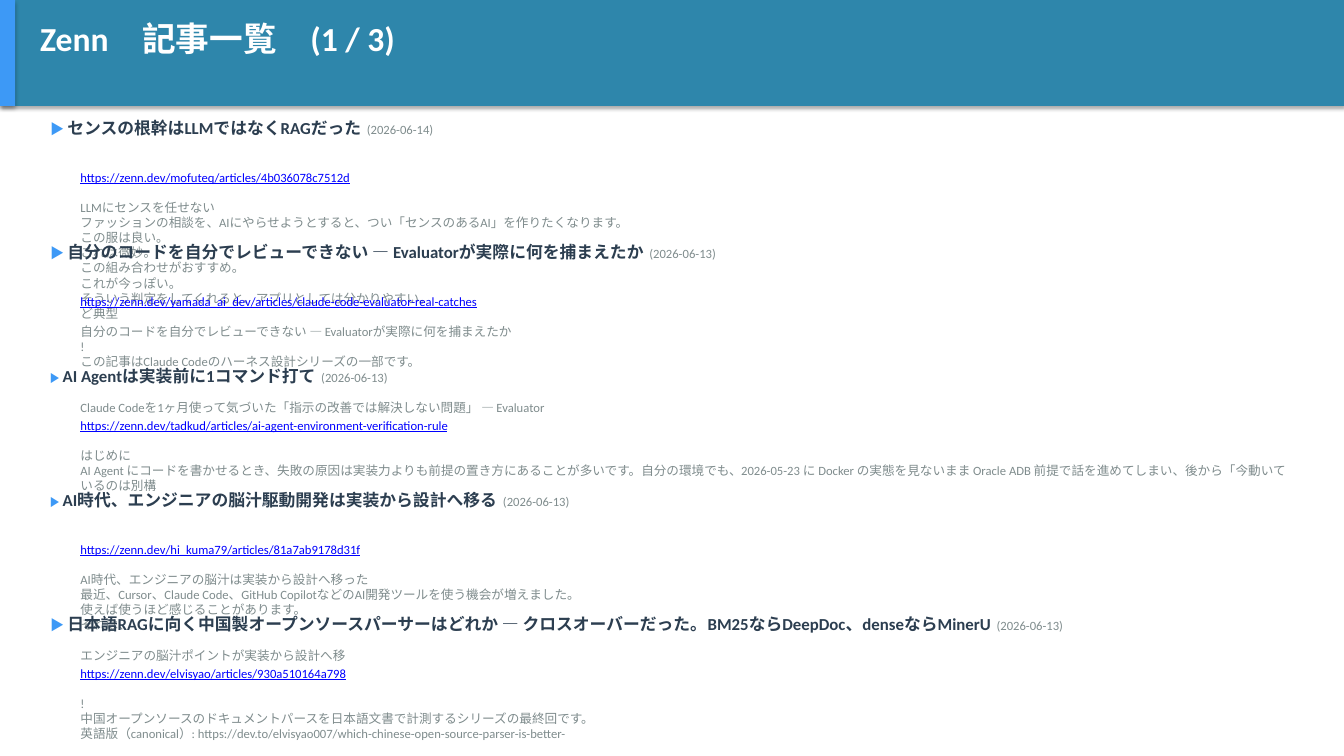
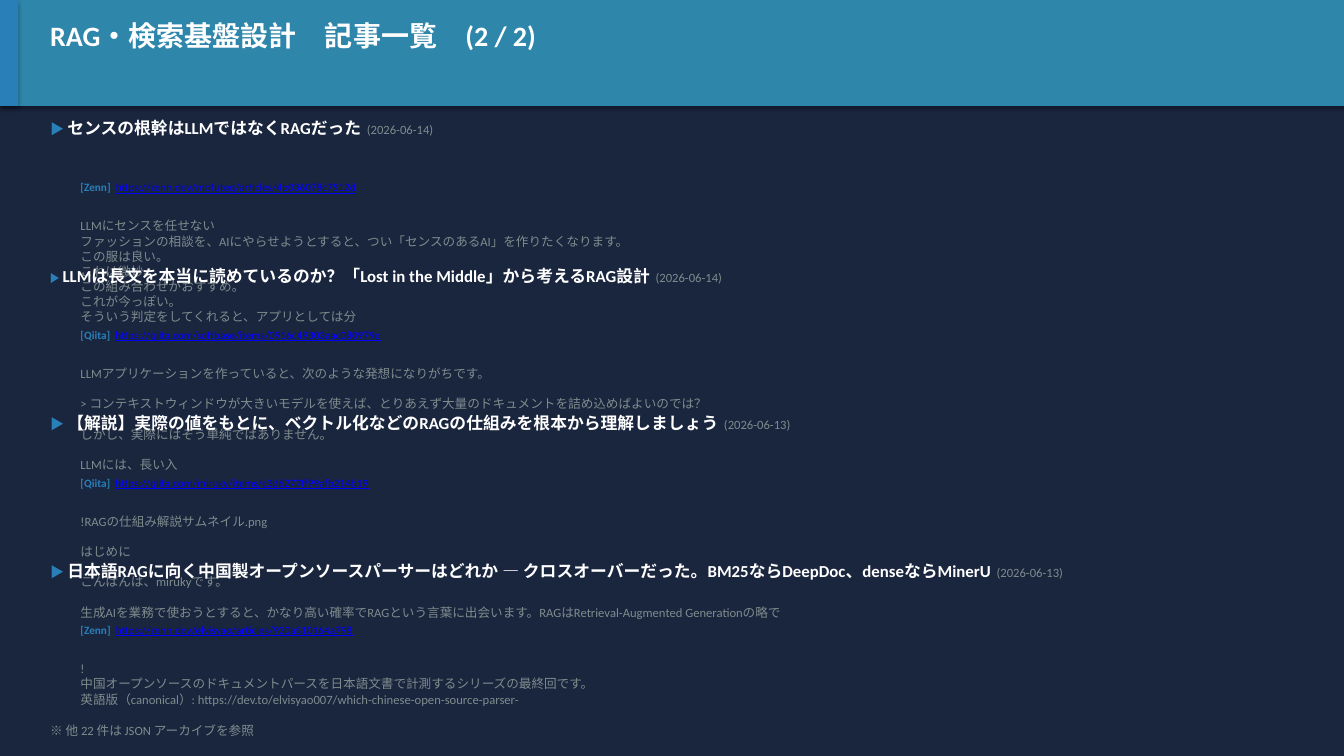
Before and after one commit to h-shoji-jws/ai-news-collector, a slide deck: slide 11 of data/2026-06-14.pptx (slide 5 before the commit). Drawn at 1344x756 pixels with LibreOffice and Linux fonts; fonts in the diff are those of the drawing. Boxes give left, top, right and bottom in pixels: in the first picture for what was removed or moved away, otherwise in the second. Text is boxed around its words. In the diff, an @@ line names an element or a change of style, - is before the commit and + after.

```diff
--- a/data/2026-06-14.pptx
+++ b/data/2026-06-14.pptx
@@ rectangle at (0, 0, 18, 106): fill #3D99F6 to #2980B9 @@
@@ rectangle added at (0, 0, 1344, 756), fill #1A253E @@
@@ text at (50, 22, 536, 50): text changed; size 24 to 20 pt @@
-Zenn 記事一覧 (1 / 3)
+RAG・検索基盤設計 記事一覧 (2 / 2)
@@ text "▶ センスの根幹はLLMではなくRAGだった (2026-06-14)" at (67, 119, 433, 136): text colour #3D99F6 to #2980B9 in "▶"; text colour #2C3E50 to #FFFFFF in "センスの根幹はLLMではなくRAGだった" @@
@@ text at (80, 183, 356, 194): text changed; size 9 to 8 pt @@
-https://zenn.dev/mofuteq/articles/4b036078c7512d
+[Zenn] https://zenn.dev/mofuteq/articles/4b036078c7512d
@@ text at (80, 220, 628, 322): text changed @@
-LLMにセンスを任せない
-ファッションの相談を、AIにやらせようとすると、つい「センスのあるAI」を作りたくなります。
-この服は良い。
-これは微妙。
-この組み合わせがおすすめ。
-これが今っぽい。
-そういう判定をしてくれると、アプリとしては分かりやすい。
-ど典型
+LLMにセンスを任せない
+ファッションの相談を、AIにやらせようとすると、つい「センスのあるAI」を作りたくなります。
+この服は良い。
+これは微妙。
+この組み合わせがおすすめ。
+これが今っぽい。
+そういう判定をしてくれると、アプリとしては分
@@ text added at (63, 268, 722, 286), 12 pt, text #FFFFFF, bold @@
+▶ LLMは長文を本当に読めているのか？「Lost in the Middle」から考えるRAG設計 (2026-06-14)
@@ text removed at (67, 241, 715, 263) @@
-▶ 自分のコードを自分でレビューできない — Evaluatorが実際に何を捕まえたか (2026-06-13)
@@ text removed at (80, 295, 544, 412) @@
-https://zenn.dev/yamada_ai_dev/articles/claude-code-evaluator-real-catches
@@ text removed at (80, 325, 512, 413) @@
-自分のコードを自分でレビューできない — Evaluatorが実際に何を捕まえたか
-!
-この記事はClaude Codeのハーネス設計シリーズの一部です。
-Claude Codeを1ヶ月使って気づいた「指示の改善では解決しない問題」 — Evaluator
@@ text added at (80, 331, 380, 341), 8 pt, text #0000FF, underline @@
+[Qiita] https://qiita.com/softbase/items/0916c49303aac080979e
@@ text removed at (63, 369, 387, 385) @@
-▶ AI Agentは実装前に1コマンド打て (2026-06-13)
@@ text added at (80, 368, 707, 470), 9 pt, text #7F8C8D @@
+LLMアプリケーションを作っていると、次のような発想になりがちです。
+> コンテキストウィンドウが大きいモデルを使えば、とりあえず大量のドキュメントを詰め込めばよいのでは？
+しかし、実際にはそう単純ではありません。
+LLMには、長い入
@@ text added at (67, 414, 790, 434), 12 pt, text #FFFFFF, bold @@
+▶ 【解説】実際の値をもとに、ベクトル化などのRAGの仕組みを根本から理解しましょう (2026-06-13)
@@ text removed at (80, 421, 447, 432) @@
-https://zenn.dev/tadkud/articles/ai-agent-environment-verification-rule
@@ text removed at (80, 450, 1286, 494) @@
-はじめに
-AI Agent にコードを書かせるとき、失敗の原因は実装力よりも前提の置き方にあることが多いです。自分の環境でも、2026-05-23 に Docker の実態を見ないまま Oracle ADB 前提で話を進めてしまい、後から「今動いているのは別構
@@ text added at (80, 479, 368, 489), 8 pt, text #0000FF, underline @@
+[Qiita] https://qiita.com/miruky/items/c3d6277ff99afb214b19
@@ text removed at (63, 493, 569, 508) @@
-▶ AI時代、エンジニアの脳汁駆動開発は実装から設計へ移る (2026-06-13)
@@ text added at (80, 515, 780, 619), 9 pt, text #7F8C8D @@
+!RAGの仕組み解説サムネイル.png
+はじめに
+こんばんは、mirukyです。
+生成AIを業務で使おうとすると、かなり高い確率でRAGという言葉に出会います。RAGはRetrieval-Augmented Generationの略で
@@ text "▶ 日本語RAGに向く中国製オープンソースパーサーはどれか — クロスオーバーだった。BM25ならDeepDoc、den ...": place and size @@
-text "▶ 日本語RAGに向く中国製オープンソースパーサーはどれか — クロスオーバーだった。BM25ならDeepDoc、den ..." at (67, 613, 1063, 633)
+text "▶ 日本語RAGに向く中国製オープンソースパーサーはどれか — クロスオーバーだった。BM25ならDeepDoc、den ..." at (67, 562, 1063, 582)
@@ text "▶ 日本語RAGに向く中国製オープンソースパーサーはどれか — クロスオーバーだった。BM25ならDeepDoc、den ..." at (67, 562, 1063, 582): text colour #3D99F6 to #2980B9 in "▶"; text colour #2C3E50 to #FFFFFF in "日本語RAGに向く中国製オープンソースパーサーはどれか — クロスオーバーだった。BM25ならDeepDoc、dense ..." @@
@@ text removed at (80, 545, 360, 556) @@
-https://zenn.dev/hi_kuma79/articles/81a7ab9178d31f
@@ text removed at (80, 573, 579, 661) @@
-AI時代、エンジニアの脳汁は実装から設計へ移った
-最近、Cursor、Claude Code、GitHub CopilotなどのAI開発ツールを使う機会が増えました。
-使えば使うほど感じることがあります。
-それは、
-エンジニアの脳汁ポイントが実装から設計へ移
@@ text at (80, 626, 352, 636): text changed; size 9 to 8 pt @@
-https://zenn.dev/elvisyao/articles/930a510164a798
+[Zenn] https://zenn.dev/elvisyao/articles/930a510164a798
@@ text at (80, 677, 593, 706): text changed @@
-!
-中国オープンソースのドキュメントパースを日本語文書で計測するシリーズの最終回です。
-英語版（canonical）: https://dev.to/elvisyao007/which-chinese-open-source-parser-is-better-
+!
+中国オープンソースのドキュメントパースを日本語文書で計測するシリーズの最終回です。
+英語版（canonical）: https://dev.to/elvisyao007/which-chinese-open-source-parser-
@@ text added at (66, 724, 254, 736), 9 pt, text #7F8C8D @@
+※ 他 22 件は JSON アーカイブを参照
```
Also in this commit, not shown: 3 other slides changed, 20 slides added, 5 slides removed.
